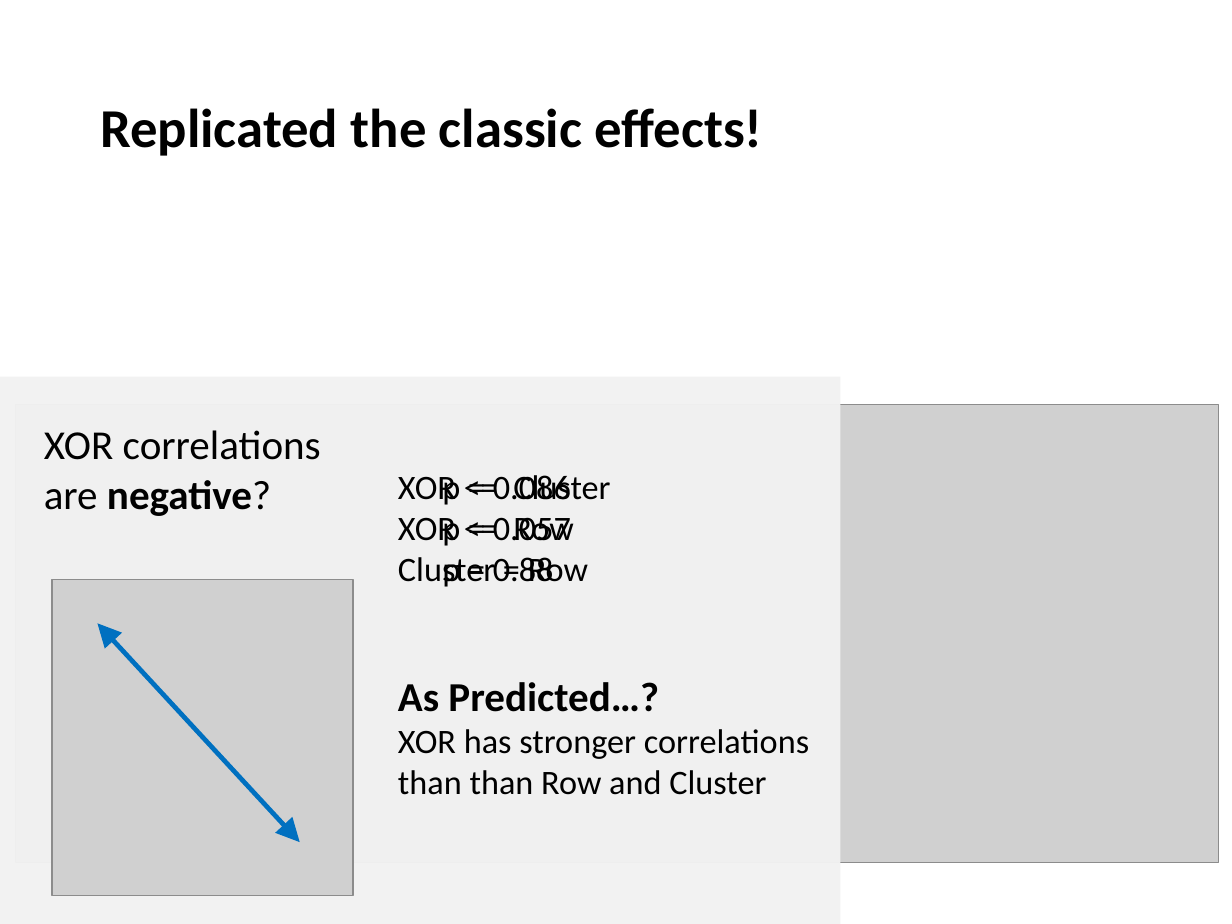
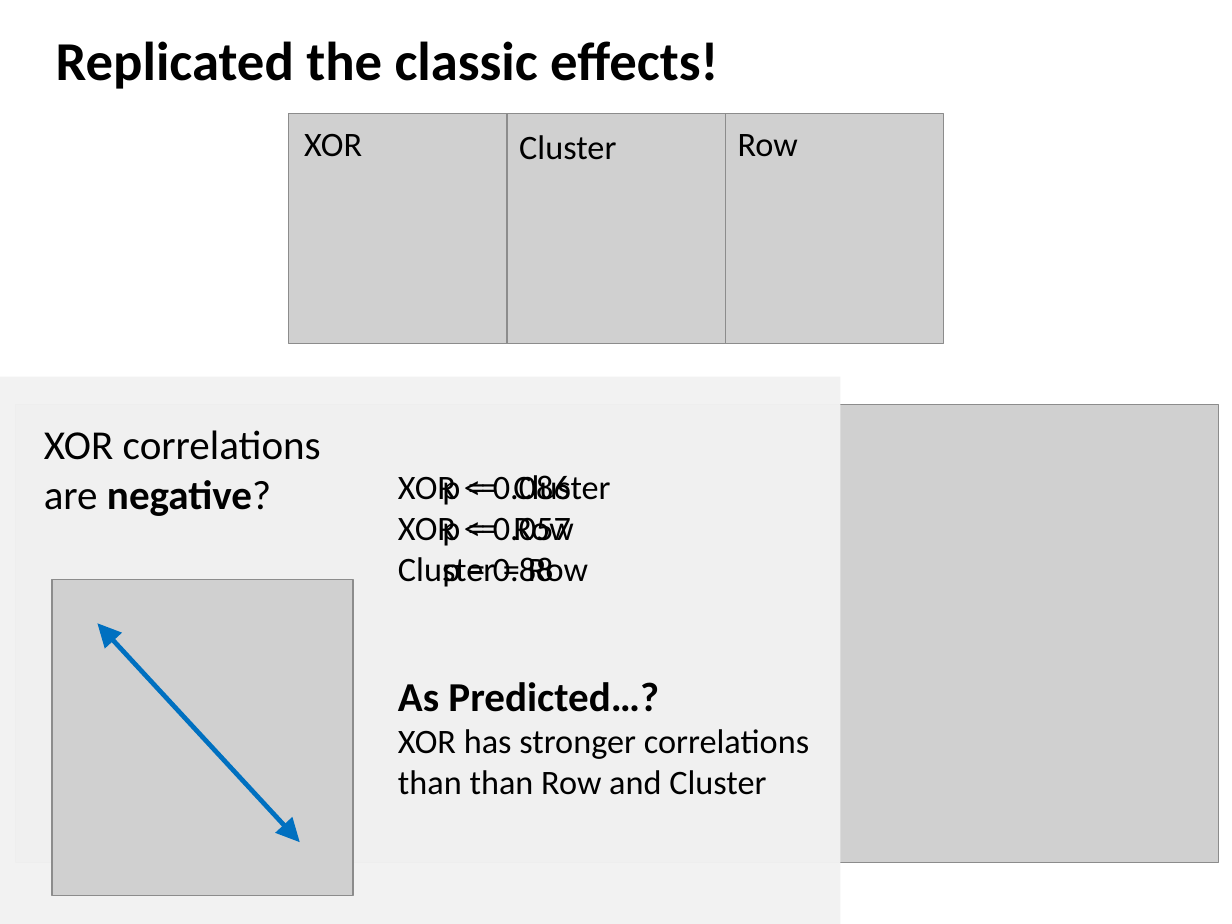
Before and after one commit to AusterweilLab/generating_categories, a slide deck: slide 21 of Presentations/ccn-bbag-march-2-2017.pptx. Drawn at 1232x924 pixels with LibreOffice and Linux fonts; fonts in the diff are those of the drawing; grey boxes stand for pictures. Boxes give left, top, right and bottom in pixels: in the first picture for what was removed or moved away, otherwise in the second. Text is boxed around its words. In the diff, an @@ line names an element or a change of style, - is before the commit and + after.

```diff
--- a/Presentations/ccn-bbag-march-2-2017.pptx
+++ b/Presentations/ccn-bbag-march-2-2017.pptx
@@ text "Replicated the classic effects!": place and size @@
-text "Replicated the classic effects!" at [100,108,763,156]
+text "Replicated the classic effects!" at [56,41,718,89]
@@ group added at [288,113,944,342]: 3 pictures, 3 texts @@
+XOR
+Cluster
+Row
```
Also in this commit, not shown: 9 other slides changed.
